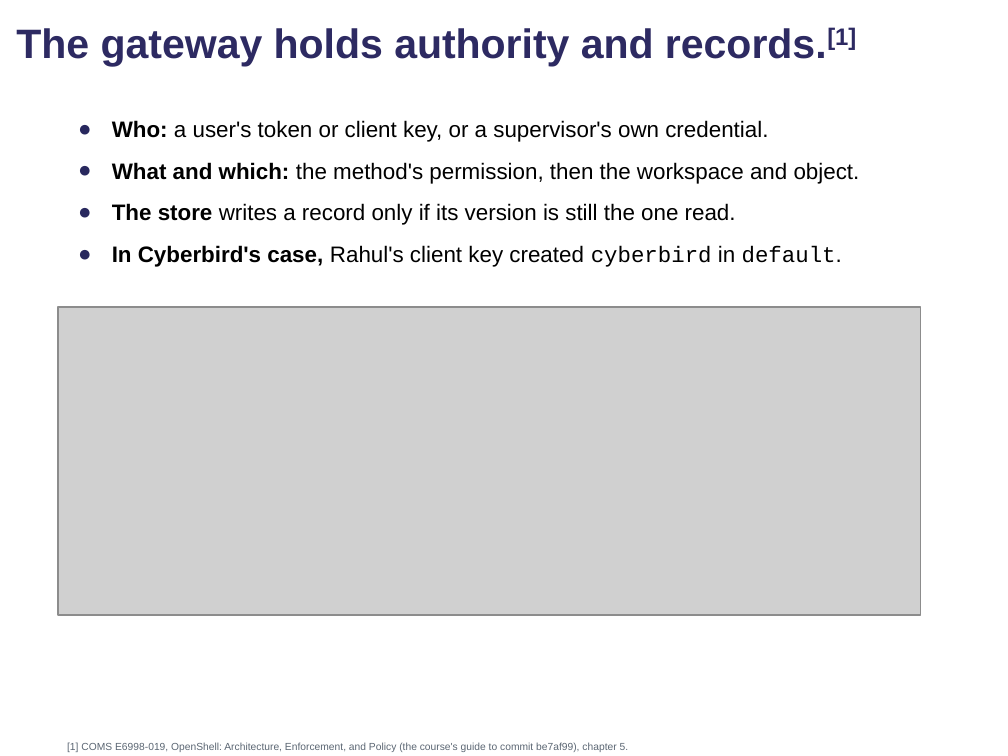
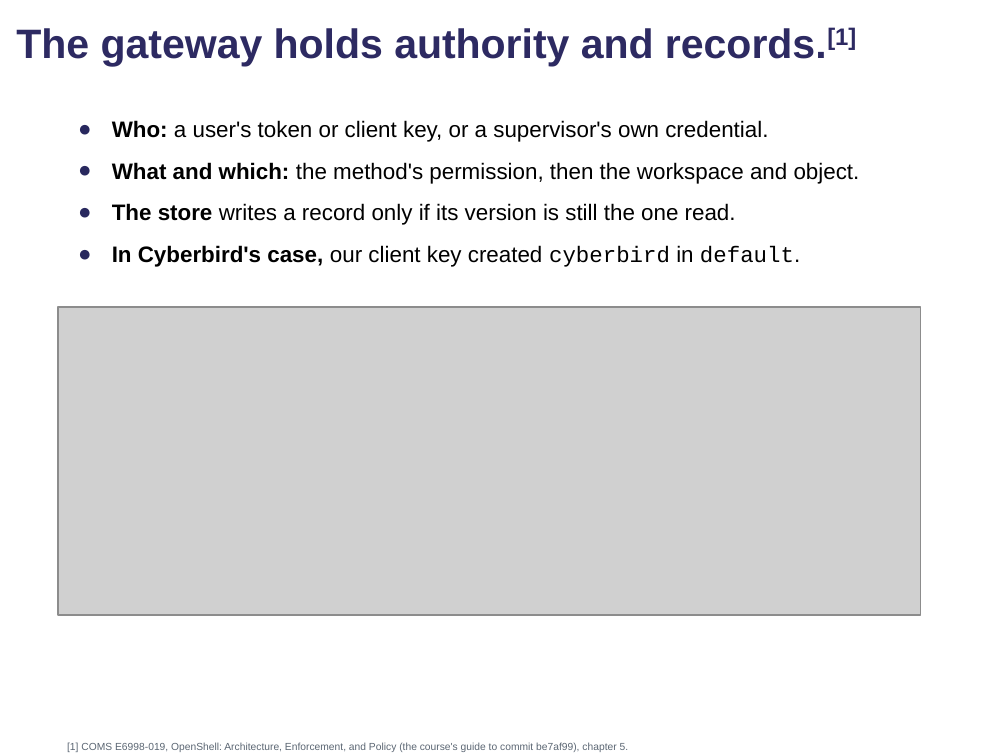
Before and after one commit to comse6998-019/lectures, a slide deck: slide 120 of lecture-6--2026-10-16/lecture6.pptx. Drawn at 1008x756 pixels with LibreOffice and Linux fonts; fonts in the diff are those of the drawing; grey boxes stand for pictures; background and template pictures are left out. Boxes give left, top, right and bottom in pixels: in the first picture for what was removed or moved away, otherwise in the second. Text is boxed around its words. In the diff, an @@ line names an element or a change of style, - is before the commit and + after.

Commit message:
Lecture 6: deck and reading PDF with 'our terminal' and 'our client key' (patch-r6d.py on the saved deck)

```diff
--- a/lecture-6--2026-10-16/lecture6.pptx
+++ b/lecture-6--2026-10-16/lecture6.pptx
@@ text at (112,245,800,267): text changed @@
-● In Cyberbird's case, Rahul's client key created cyberbird in default.
+● In Cyberbird's case, our client key created cyberbird in default.
```
Also in this commit, not shown: 5 other slides changed, 1 other file.
